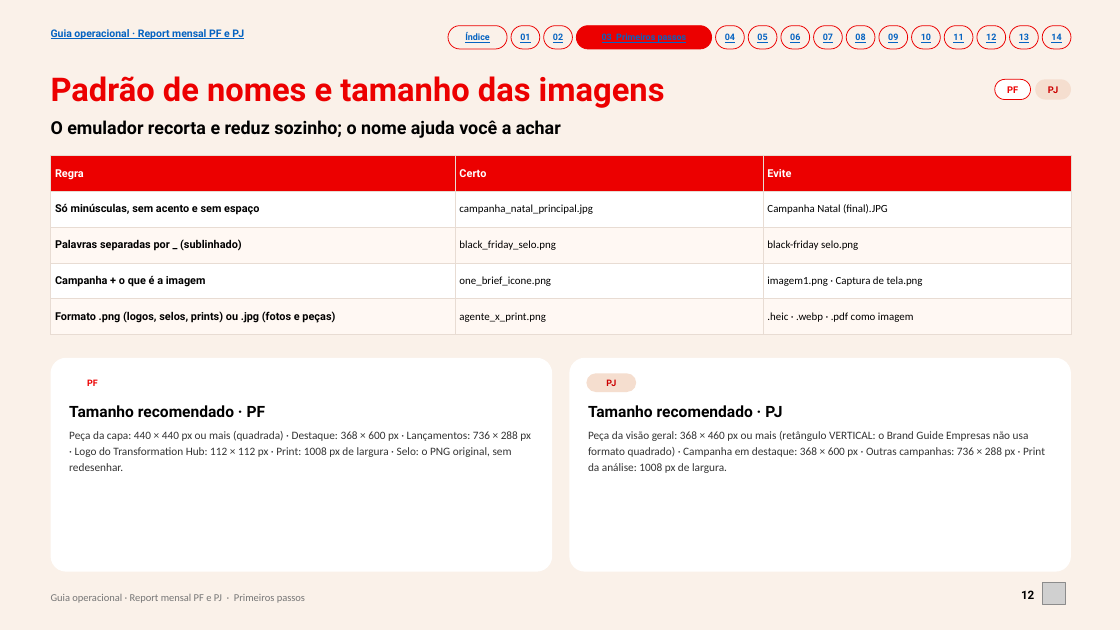
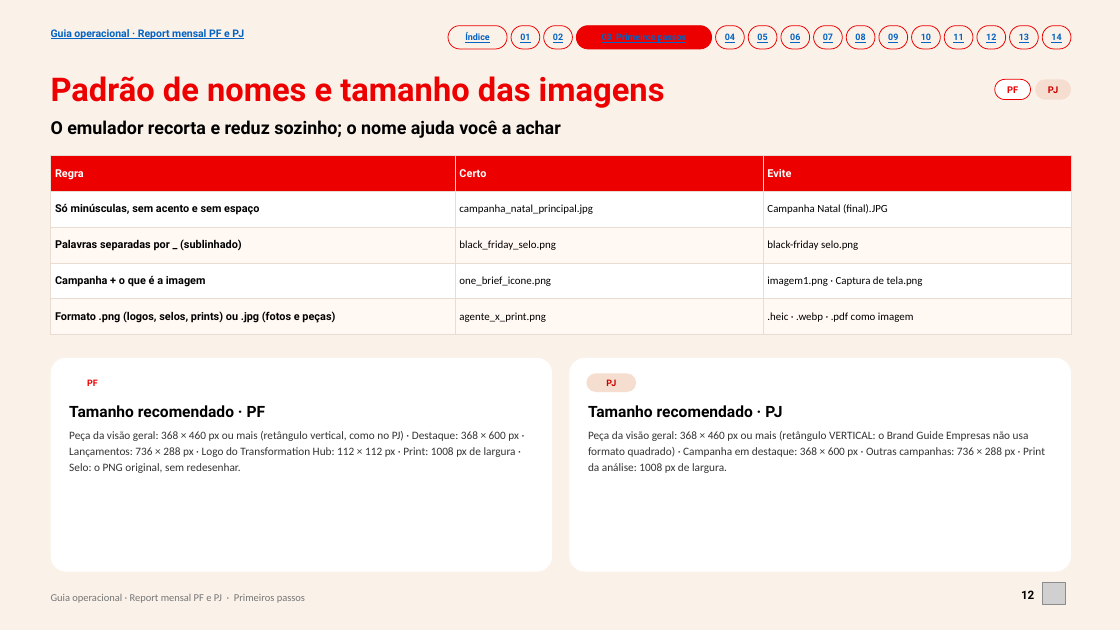
Before and after one commit to fabrizzioriccelli/report_mensal_st, a slide deck: slide 12 of kit/guia-operacional.pptx. Drawn at 1120x630 pixels with LibreOffice and Linux fonts; fonts in the diff are those of the drawing; grey boxes stand for pictures. Boxes give left, top, right and bottom in pixels: in the first picture for what was removed or moved away, otherwise in the second. Text is boxed around its words. In the diff, an @@ line names an element or a change of style, - is before the commit and + after.

```diff
--- a/kit/guia-operacional.pptx
+++ b/kit/guia-operacional.pptx
@@ text at <box>69,431,519,473</box>: text changed @@
-Peça da capa: 440 × 440 px ou mais (quadrada) · Destaque: 368 × 600 px · Lançamentos: 736 × 288 px · Logo do Transformation Hub: 112 × 112 px · Print: 1008 px de largura · Selo: o PNG original, sem redesenhar.
+Peça da visão geral: 368 × 460 px ou mais (retângulo vertical, como no PJ) · Destaque: 368 × 600 px · Lançamentos: 736 × 288 px · Logo do Transformation Hub: 112 × 112 px · Print: 1008 px de largura · Selo: o PNG original, sem redesenhar.
```
Also in this commit, not shown: 8 other slides changed, 37 other files.
